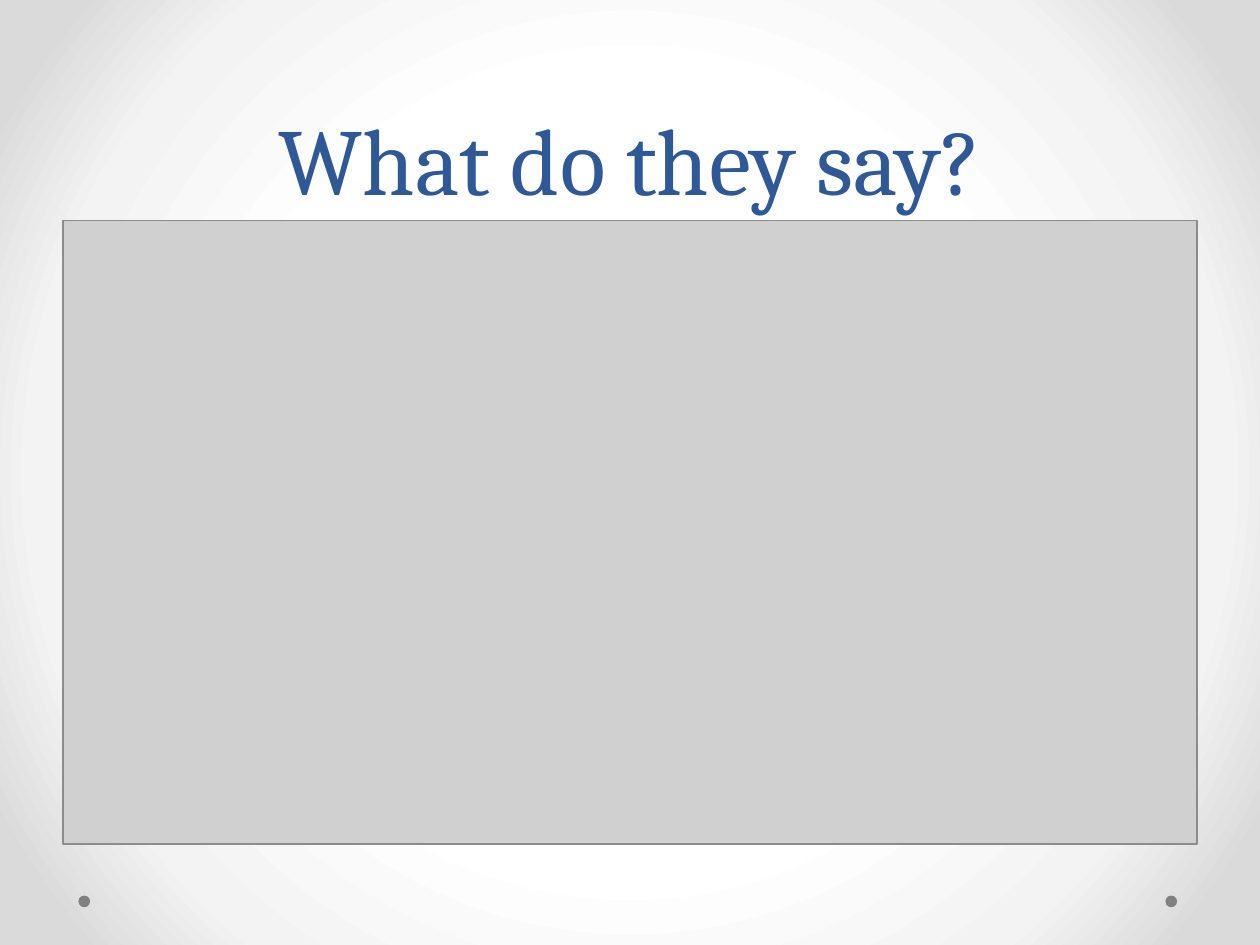
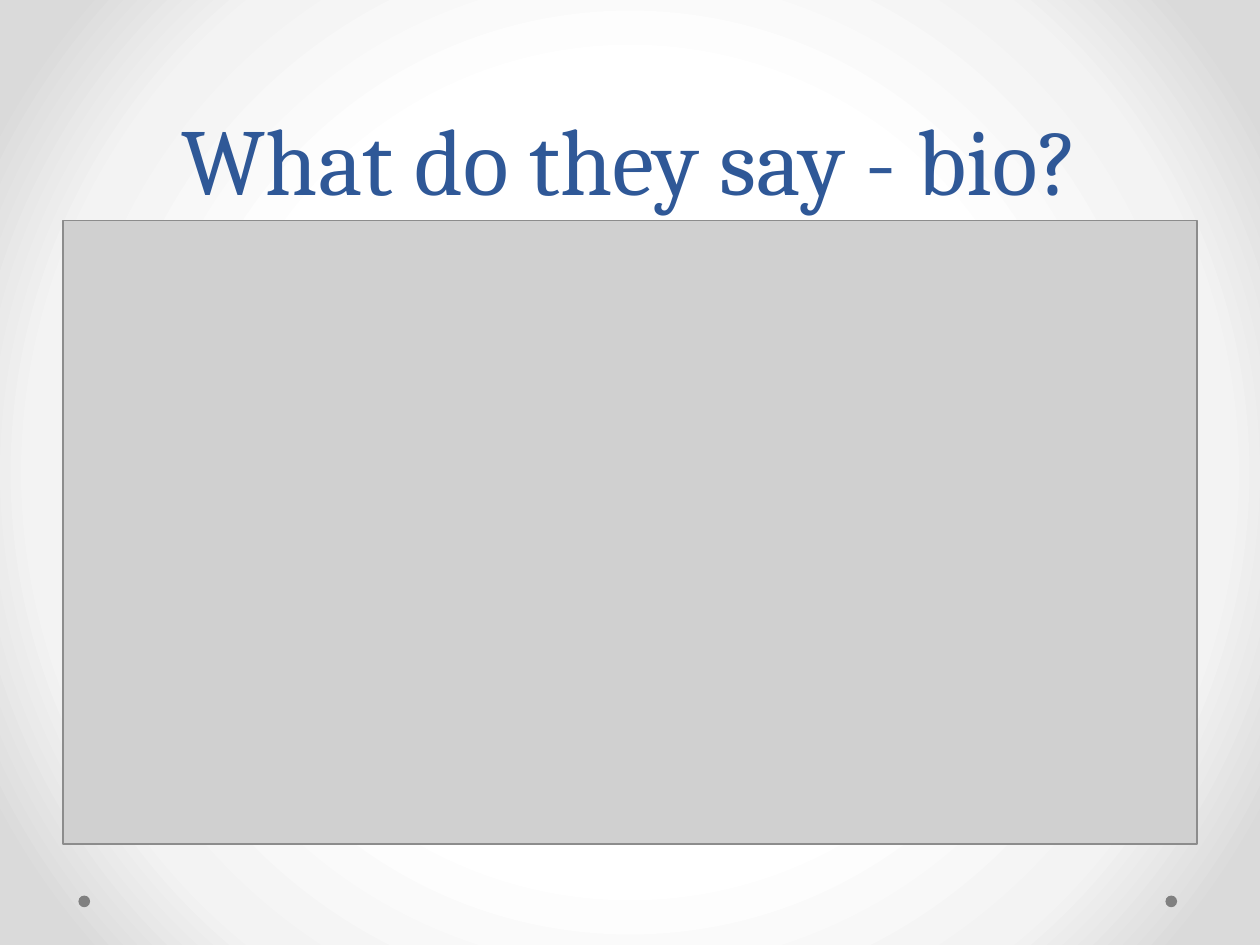
Before and after one commit to stephenjhsu/Fake-Tweets-Visualized, a slide deck: slide 6 of presentation.pptx (slide 5 before the commit). Drawn at 1260x945 pixels with LibreOffice and Linux fonts; fonts in the diff are those of the drawing; grey boxes stand for pictures. Boxes give left, top, right and bottom in pixels: in the first picture for what was removed or moved away, otherwise in the second. Text is boxed around its words. In the diff, an @@ line names an element or a change of style, - is before the commit and + after.

```diff
--- a/presentation.pptx
+++ b/presentation.pptx
@@ title at box(182, 129, 1078, 215): text changed @@
-What do they say?
+What do they say - bio?
```
Also in this commit, not shown: 2 other slides changed, 5 slides added.
